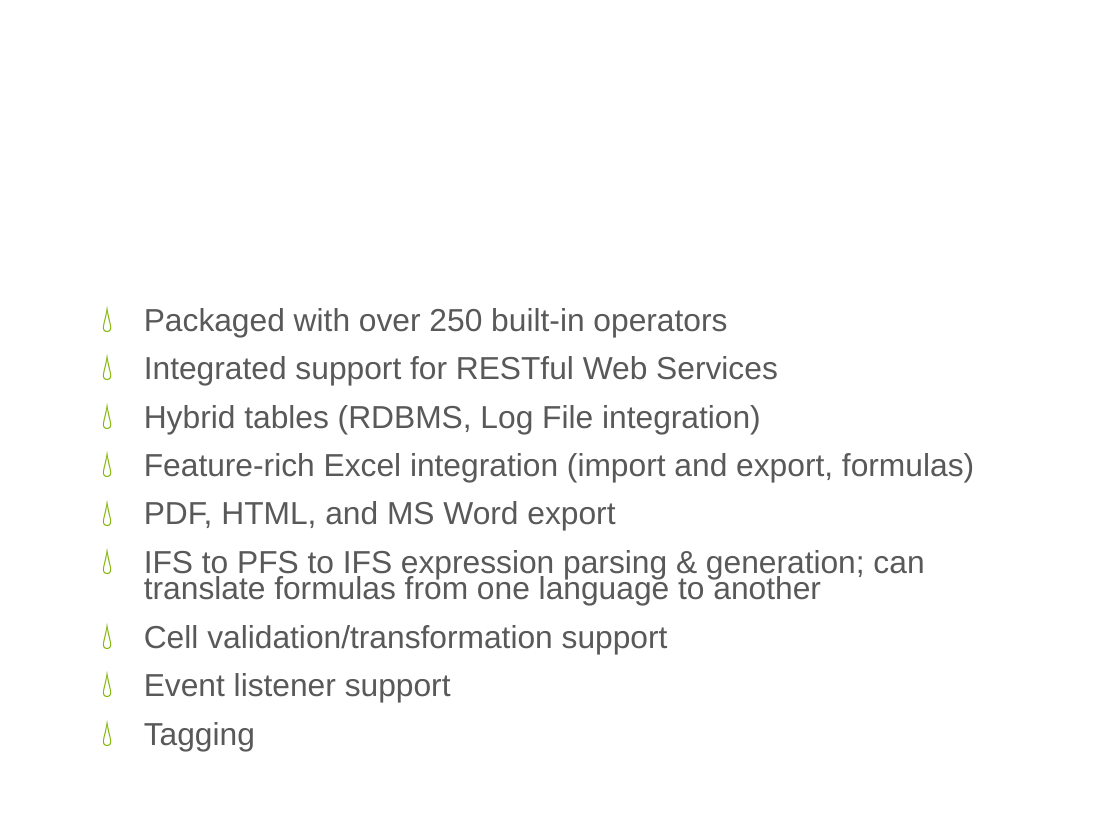
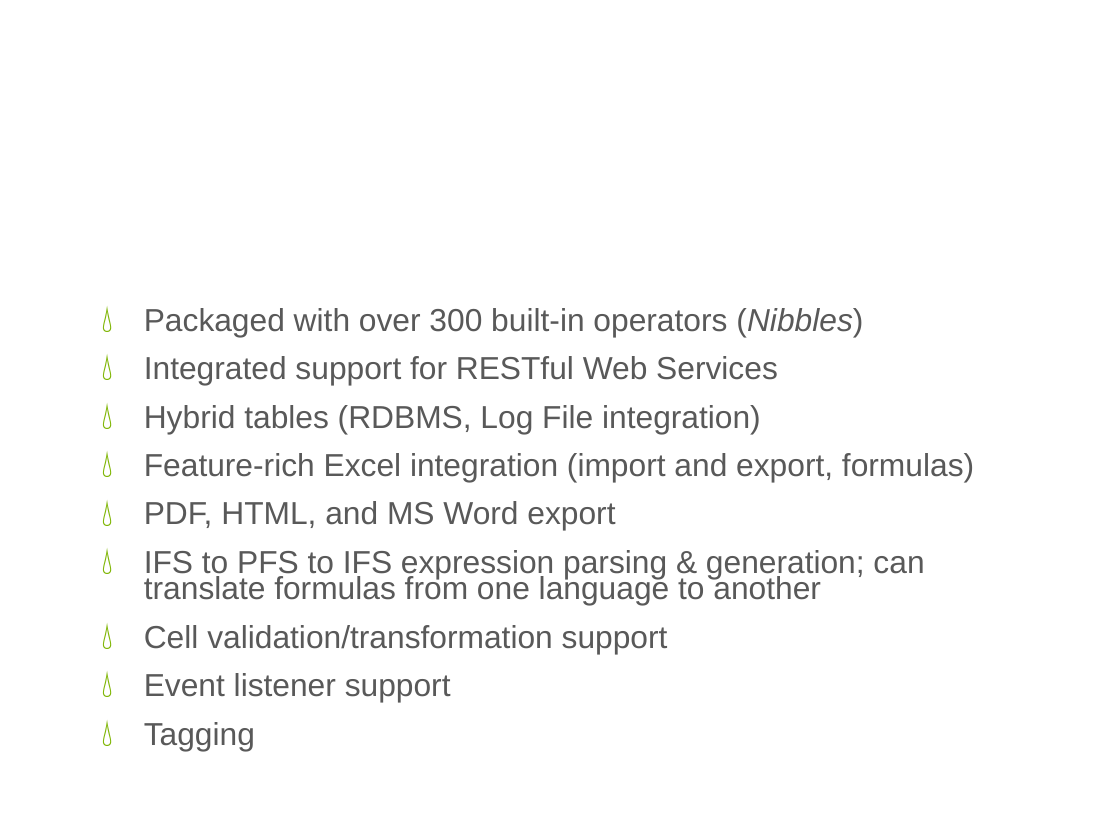
Before and after one commit to cdswindell/tms, a slide deck: slide 7 of doc/TMS Overview.pptx. Drawn at 1120x840 pixels with LibreOffice and Linux fonts; fonts in the diff are those of the drawing; background and template pictures are left out. Boxes give left, top, right and bottom in pixels: in the first picture for what was removed or moved away, otherwise in the second. Text is boxed around its words. In the diff, an @@ line names an element or a change of style, - is before the commit and + after.

```diff
--- a/doc/TMS Overview.pptx
+++ b/doc/TMS Overview.pptx
@@ text at (144, 308, 863, 337): text changed @@
-💧 Packaged with over 250 built-in operators
+💧 Packaged with over 300 built-in operators (Nibbles)
```
Also in this commit, not shown: 1 other slide changed, 1 slide added, 1 slide removed, 7 other files.
